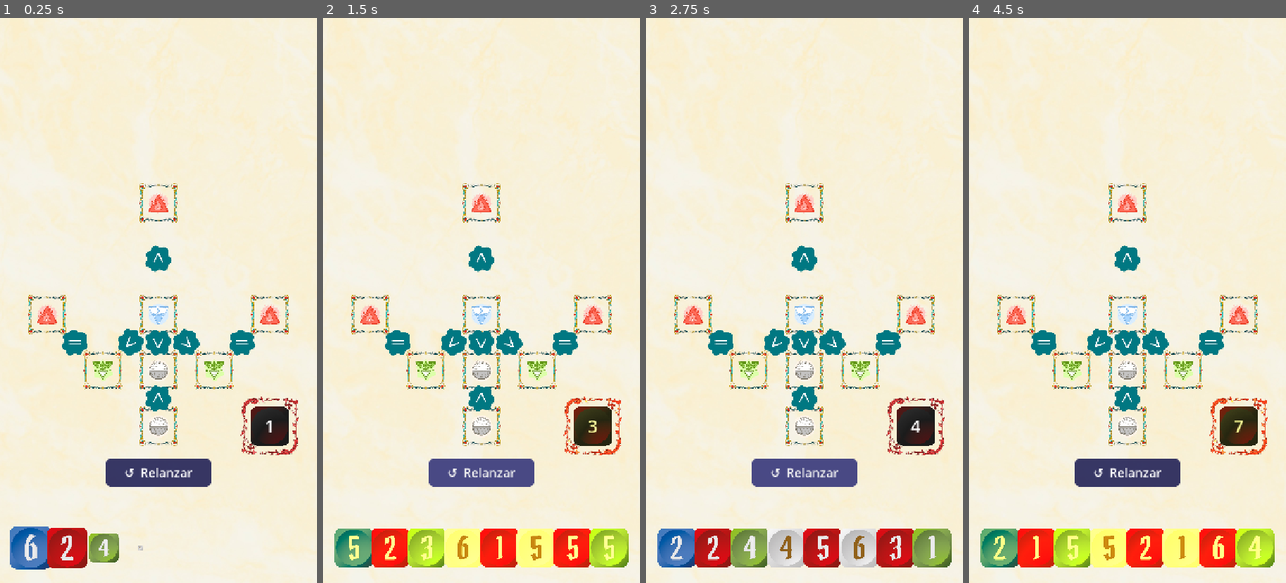
Above: before the commit, frames 1-4 (left to right).
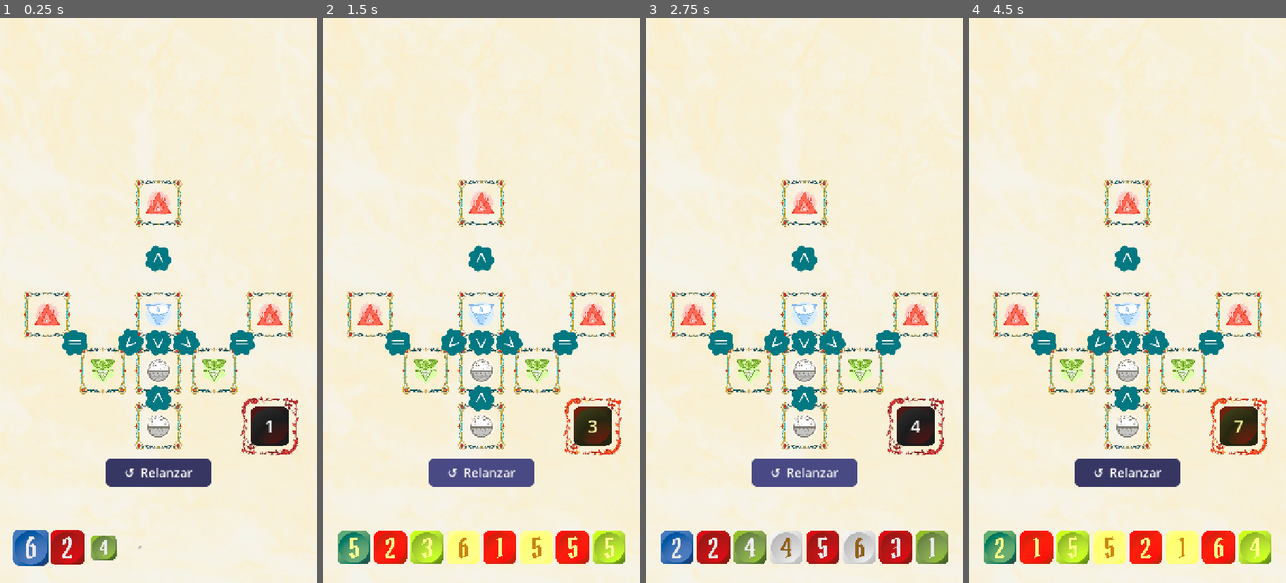
Above: after the commit, the same moments.

Repository: flipper83/pocimas
Game: Godot game, scene res://scenes/main.tscn
Same seed, same stepped clock (60 frames per second), same inputs: the game is played once before the commit and once after it.
Inputs (mouse positions are in pixels of both pictures, inside the frame that each line leads up to):
- Up to frame 1 (0.25 s): no input
- Up to frame 2 (1.5 s): click "↺ Relanzar" at 0.5 s; click "↺ Relanzar" at 1.25 s
- Up to frame 3 (2.75 s): click "↺ Relanzar" at 2 s
- Up to frame 4 (4.5 s): tap Enter at 2.75, 4.25 s; move the mouse to (1197, 272) at 2.77 s; click (1197, 272) at 2.92 s; tap Space at 3.5 s; drag from (1064, 328) to (1111, 413) at 3.52 s; move the mouse to (1159, 176) at 4.27 s; click (1159, 176) at 4.42 s

The runs differ from the first frame. In frame 1, 5.2% of the frame differs, in the area x 3-93%, y 28-98%; in frame 2, 6.7%, in the area x 3-97%, y 28-98%; in frame 3, 6.6%; in frame 4, 6.7%.

Commit message:
fix: dice size adapts to layout spacing, element scale 0.42
Die size is now derived from the spacing between dice (DIE_SIZE_RATIO) so
they no longer overlap with 8 dice on the new art. Hit rect and highlight
follow the same size.

Co-Authored-By: Claude Opus 5.5 <noreply@anthropic.com>

Diff:
--- a/scripts/die_node.gd
+++ b/scripts/die_node.gd
@@ -1,7 +1,7 @@
 class_name DieNode
 extends Node2D
 
-const SPRITE_SCALE := 0.25
+const DEFAULT_SIZE := 88.0
 const TEXTURE_PATH := "res://assets/dice/%s_%d.png"
 const ELEMENT_MAP: Dictionary = {
 	"red": "fire",
@@ -14,18 +14,19 @@
 var die_value: int = 1
 var home_position: Vector2
 var is_placed: bool = false
+var display_size: float = DEFAULT_SIZE
 
 @onready var _sprite: Sprite2D = $Sprite2D
 
 var _active_tween: Tween = null
 var _highlighted: bool = false
 
-func setup(p_color: String, p_value: int, p_pos: Vector2) -> void:
+func setup(p_color: String, p_value: int, p_pos: Vector2, p_size: float = DEFAULT_SIZE) -> void:
 	color_key = p_color
 	die_value = p_value
 	home_position = p_pos
 	position = p_pos
-	_sprite.scale = Vector2(SPRITE_SCALE, SPRITE_SCALE)
+	display_size = p_size
 	_update_texture()
 
 func animate_appear(delay: float = 0.0) -> void:
@@ -63,18 +64,18 @@
 
 func _update_texture() -> void:
 	_sprite.texture = load(TEXTURE_PATH % [color_key, die_value])
+	var s := display_size / _sprite.texture.get_size().x
+	_sprite.scale = Vector2(s, s)
 
 func matches_element(element_type: String) -> bool:
 	return ELEMENT_MAP.get(color_key, "") == element_type
 
 func get_hit_rect() -> Rect2:
-	if not _sprite or not _sprite.texture:
-		return Rect2(position - Vector2(44, 44), Vector2(88, 88))
-	var half := _sprite.texture.get_size() * SPRITE_SCALE * 0.5
+	var half := Vector2(display_size, display_size) * 0.5
 	return Rect2(position - half, half * 2.0)
 
 func _draw() -> void:
 	if not _highlighted:
 		return
-	var half := Vector2(44.0, 44.0)
+	var half := Vector2(display_size, display_size) * 0.5
 	draw_rect(Rect2(-half, half * 2.0), Color(1.0, 0.85, 0.0, 0.95), false, 5.0)
--- a/scripts/element_node.gd
+++ b/scripts/element_node.gd
@@ -1,7 +1,7 @@
 class_name ElementNode
 extends Node2D
 
-const SPRITE_SCALE := 0.35
+const SPRITE_SCALE := 0.42
 const TEXTURES: Dictionary = {
 	"fire": preload("res://assets/ingredients/fire.png"),
 	"water": preload("res://assets/ingredients/water.png"),
--- a/scripts/game.gd
+++ b/scripts/game.gd
@@ -10,6 +10,7 @@
 const LEVEL_DISPLAY_SCALE := 1.15
 const OP_TYPES: Array = ["gt", "lt", "eq", "ne"]
 const DICE_BOTTOM_MARGIN := 80.0
+const DIE_SIZE_RATIO := 0.9  # tamaño del dado respecto a la separación entre dados
 
 # Board row layout — 5 elements + 4 operators centered in screen width
 # element sprite: 252px * 0.35 = 88.2px  |  operator sprite: 148px * 0.403 = 59.6px
@@ -112,7 +113,7 @@
 		var die: DieNode = DIE_SCENE.instantiate()
 		add_child(die)
 		var pos := Vector2(start_x + die_spacing * i, dice_y)
-		die.setup(colors[i], randi_range(1, 6), pos)
+		die.setup(colors[i], randi_range(1, 6), pos, die_spacing * DIE_SIZE_RATIO)
 		die.z_index = 1
 		die.animate_appear(i * 0.08)
 		_dice.append(die)
@@ -195,7 +196,7 @@
 		var die: DieNode = DIE_SCENE.instantiate()
 		add_child(die)
 		var pos := Vector2(start_x + die_spacing * i, dice_y)
-		die.setup(colors[i], randi_range(1, 6), pos)
+		die.setup(colors[i], randi_range(1, 6), pos, die_spacing * DIE_SIZE_RATIO)
 		die.z_index = 1
 		die.animate_appear(i * 0.08)
 		_dice.append(die)
